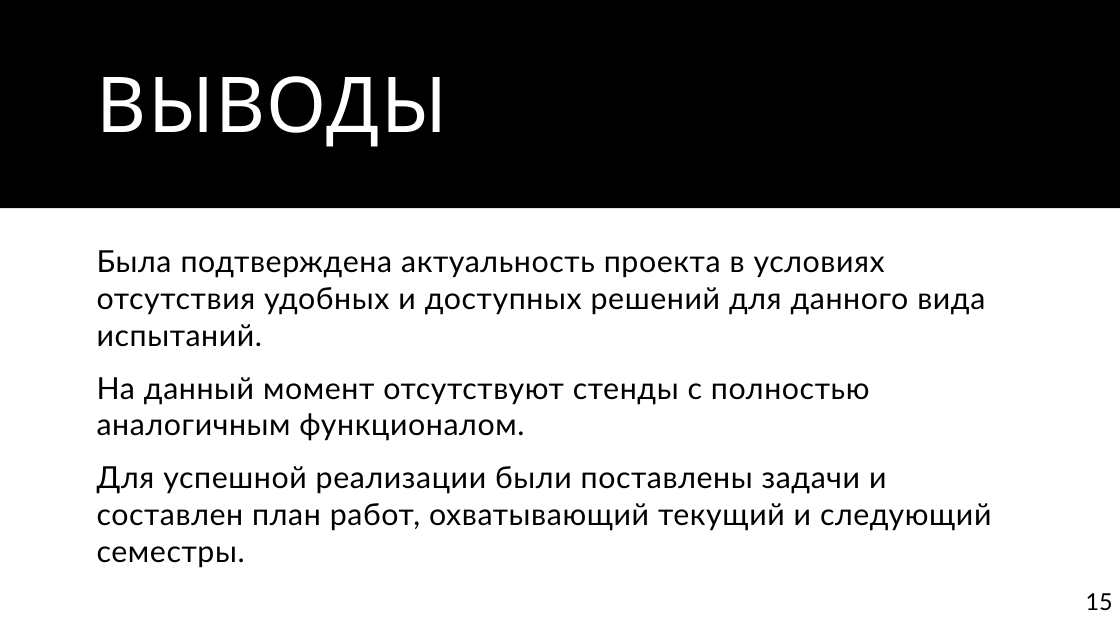
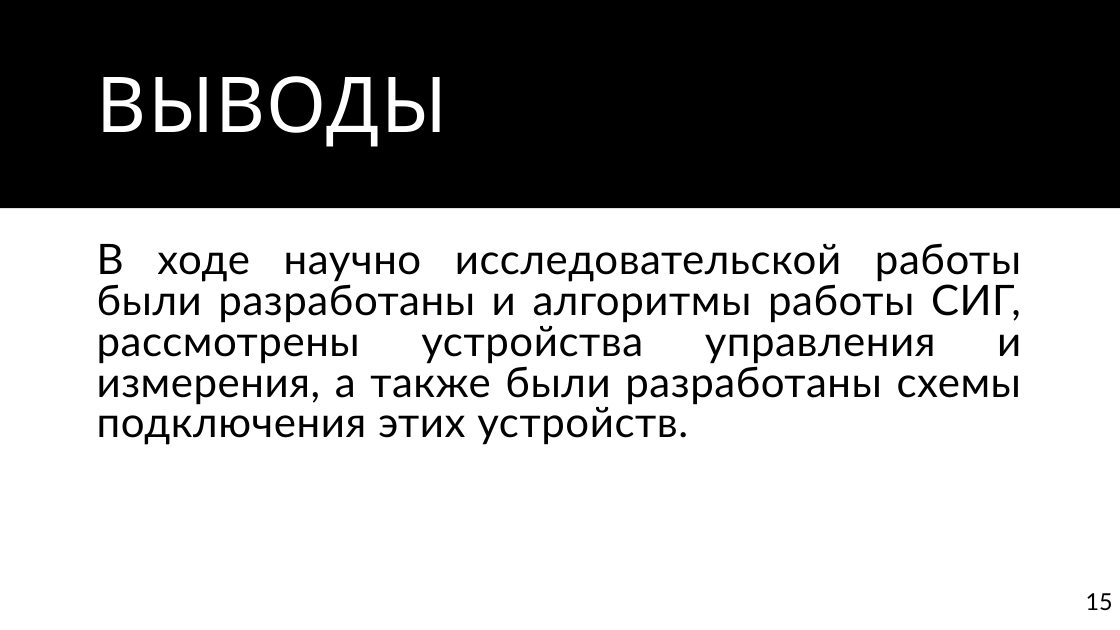
Before and after one commit to DafterT/FQW-SIG, a slide deck: slide 15 of Presentation/Защита СИГ.pptx. Drawn at 1120x630 pixels with LibreOffice and Linux fonts; fonts in the diff are those of the drawing. Boxes give left, top, right and bottom in pixels: in the first picture for what was removed or moved away, otherwise in the second. Text is boxed around its words. In the diff, an @@ line names an element or a change of style, - is before the commit and + after.

```diff
--- a/Presentation/Защита СИГ.pptx
+++ b/Presentation/Защита СИГ.pptx
@@ text at (97, 243, 1021, 445): text changed; size 26 to 36 pt @@
-Была подтверждена актуальность проекта в условиях отсутствия удобных и доступных решений для данного вида испытаний.
-На данный момент отсутствуют стенды с полностью аналогичным функционалом.
-Для успешной реализации были поставлены задачи и составлен план работ, охватывающий текущий и следующий семестры.
+В ходе научно исследовательской работы были разработаны и алгоритмы работы СИГ, рассмотрены устройства управления и измерения, а также были разработаны схемы подключения этих устройств.
```
Also in this commit, not shown: 3 other slides changed, 9 slides added, 9 slides removed, 19 other files.
